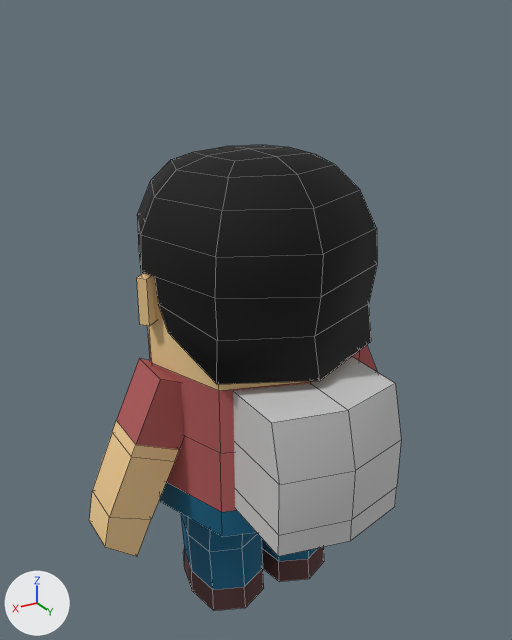
A saved change to the FBX model Assets/Maze3DGeometry/TestModeli/Character001.fbx.
The view is the same before and after, from a camera (50 mm lens) standing at (0.995, 1.656, 1.76) and looking at (0.011, 0.017, 0.941). Lighting does not change. The marker at lower left points along +X, +Y and +Z. Mesh edges are drawn as thin lines. Where no turn or scale is listed for an object, it has been applied to the vertices. Vertices at the same position are counted once.

Objects in the first picture: 'Character001'.
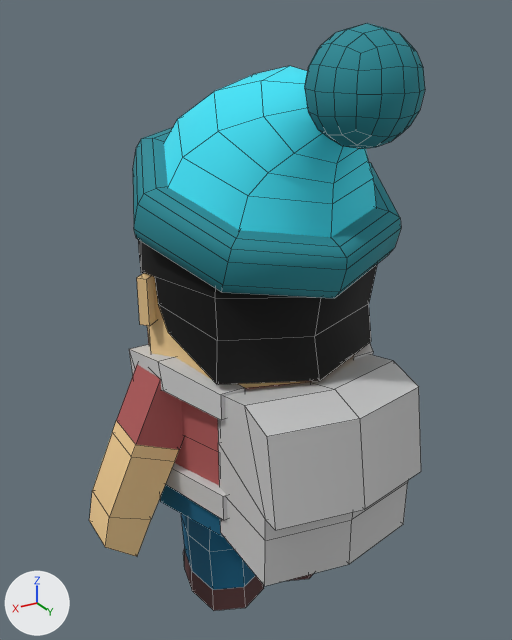
Pixel boxes [x1, y1, x2, y2] of what changed, in the pictures (512 x 640 px):
'Character001', reshaped (8% wider, 26% taller)
    before: [89, 145, 401, 611]
    after: [89, 23, 425, 611]
part 1 of me_mesh, added (cyan)
    after: [305, 23, 425, 149]
part 2 of me_mesh, added (cyan)
    after: [133, 127, 401, 298]
part 3 of me_mesh, added (cyan)
    after: [164, 66, 377, 237]
part 4 of me_mesh, added
    after: [352, 343, 373, 360]
part 5 of me_mesh, added
    after: [129, 344, 245, 520]
part 6 of me_mesh, built on
    before: [233, 357, 401, 556]
    after: [218, 354, 421, 586]

The edits, one by one:
Material 'Char2_KapaObod' (mat_char2_kapaobod) is new.
Its base color is (0.0157, 0.251, 0.302) (cyan #228995).
Its roughness is 0.859.
Material 'Char2_Kapa' (mat_char2_kapa) is new.
Its base color is (0.0471, 0.769, 0.929) (cyan #3de3f7).
Its roughness is 0.859.
me_mesh is used by ob_character001; location (0.0, 0.0, 0.0).
me_mesh had 363 vertices, 338 faces and spanned x -0.539..0.538, y -0.445..0.488, z 0.0..1.427.
me_mesh now has 628 vertices, 584 faces and spans x -0.539..0.538, y -0.445..0.561, z 0.0..1.746.
me_mesh part 1: a new loose piece of 98 vertices spanning x -0.125..0.125, y 0.31..0.561, z 1.495..1.746, in mat_char2_kapaobod (cyan #228995).
me_mesh part 2: a new loose piece of 64 vertices spanning x -0.374..0.374, y -0.328..0.405, z 1.122..1.49, in mat_char2_kapaobod (cyan #228995).
me_mesh part 3: a new loose piece of 41 vertices spanning x -0.343..0.343, y -0.303..0.397, z 1.139..1.649, in mat_char2_kapa (cyan #3de3f7).
me_mesh part 4: a new loose piece of 28 vertices spanning x -0.351..-0.179, y -0.178..0.239, z 0.47..0.904, in mat_char2_ranac (light grey #cacaca).
me_mesh part 5: a new loose piece of 28 vertices spanning x 0.179..0.351, y -0.178..0.239, z 0.47..0.904, in mat_char2_ranac (light grey #cacaca).
Part 6, on me_mesh:
2 faces are deleted.
4 vertices in x -0.197, y 0.197..0.439, z 0.54..0.85 move by (-0.041, 0.0, 0.0).
4 vertices in x 0.197, y 0.197..0.439, z 0.54..0.85 move by (0.041, 0.0, 0.0).
12 vertices move from x -0.197..0.197, y 0.197..0.488, z 0.47..0.85 to x -0.238..0.238, y 0.197..0.488, z 0.391..0.882.
6 vertices are added at (0.0, 0.494, 0.85), (0.238, 0.445, 0.85), (-0.238, 0.445, 0.85), (0.238, 0.486, 0.605), (0.0, 0.535, 0.605), (-0.238, 0.486, 0.605).
8 new faces join them, mat_char2_ranac (light grey #cacaca).
me_mesh now uses material mat_char2_kapa (cyan #3de3f7).
me_mesh now uses material mat_char2_kapaobod (cyan #228995).
